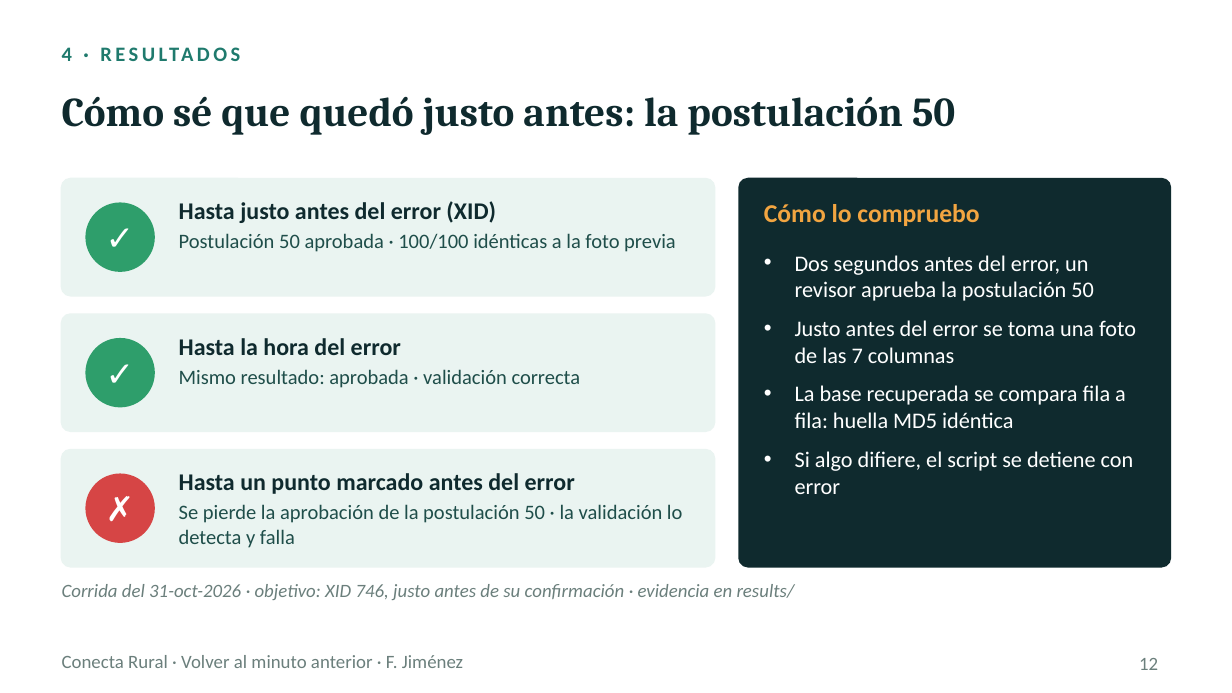
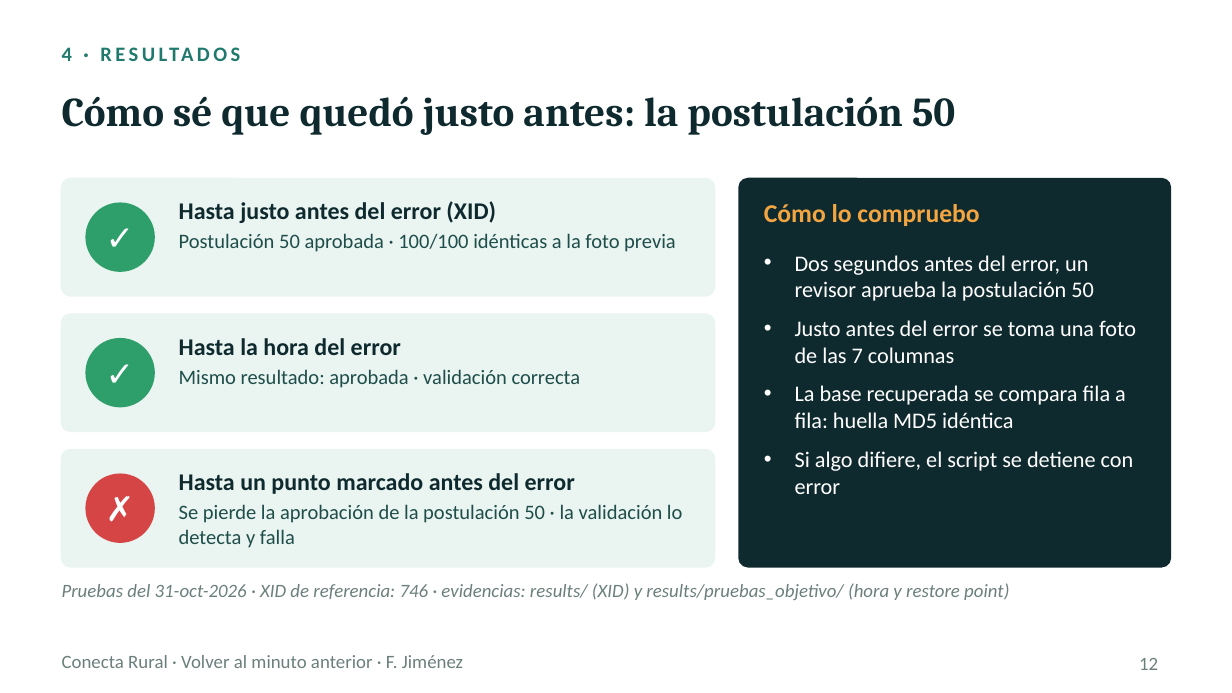
Before and after one commit to fjimenezbravo/dba-sgd-pitr, a slide deck: slide 12 of presentation/Volver_al_minuto_anterior_v5.pptx. Drawn at 1232x693 pixels with LibreOffice and Linux fonts; fonts in the diff are those of the drawing. Boxes give left, top, right and bottom in pixels: in the first picture for what was removed or moved away, otherwise in the second. Text is boxed around its words. In the diff, an @@ line names an element or a change of style, - is before the commit and + after.

```diff
--- a/presentation/Volver_al_minuto_anterior_v5.pptx
+++ b/presentation/Volver_al_minuto_anterior_v5.pptx
@@ text at (62, 583, 1009, 600): text changed @@
-Corrida del 31-oct-2026 · objetivo: XID 746, justo antes de su confirmación · evidencia en results/
+Pruebas del 31-oct-2026 · XID de referencia: 746 · evidencias: results/ (XID) y results/pruebas_objetivo/ (hora y restore point)
```
Also in this commit, not shown: 1 other slide changed, 1 other file.
